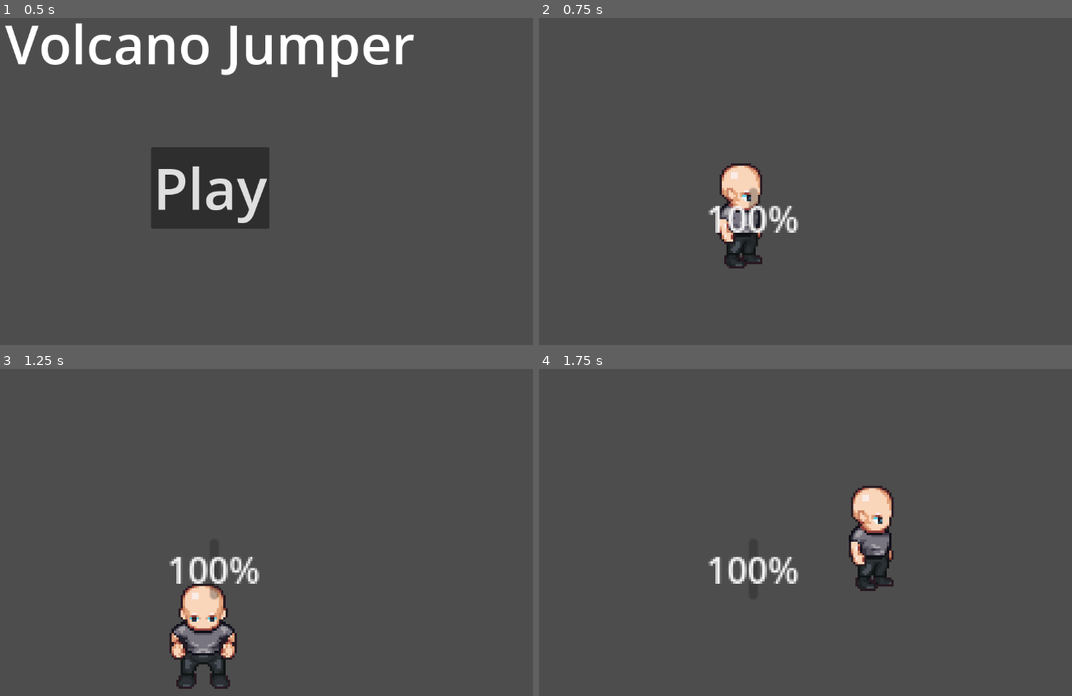
Above: before the commit, frames 1-4 (two rows, left to right).
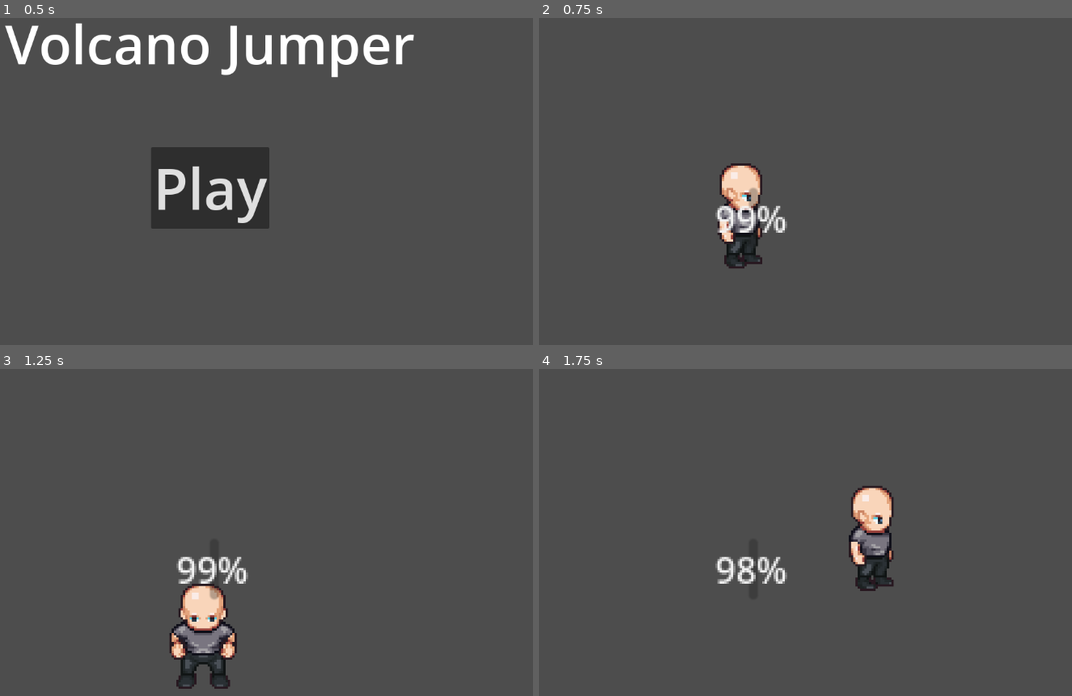
Above: after the commit, the same moments.

Repository: AlmanhalA/Dimensions-Project
Game: Godot game, scene res://menu.tscn
The game is run twice, just before and just after one commit, with the same random seed, the same clock (stepped at 60 frames per second) and the same inputs.
Inputs:
- Up to frame 1 (0.5 s): no input
- Up to frame 2 (0.75 s): click "Play" at 0.5 s
- Up to frame 3 (1.25 s): no input
- Up to frame 4 (1.75 s): hold Right (move_right) from 1.28 s (still down); tap Up (jump) at 1.52 s

Frame 1 is identical in both runs. In frame 2, 0.9% of the frame differs, in the area x 31-49%, y 57-66%; in frame 3, 0.9%; in frame 4, 0.9%.

Commit message:
KILLZONE
KILLZON

Diff:
--- a/volcano-platformer/player.gd
+++ b/volcano-platformer/player.gd
@@ -59,6 +59,7 @@
 func _process(delta):
 	current_health -= DOT * delta
 	current_health = max(0, current_health)
+	health_changed.emit(current_health)
 
 	if current_health == 0:
 		print("Player has run out of health!")
